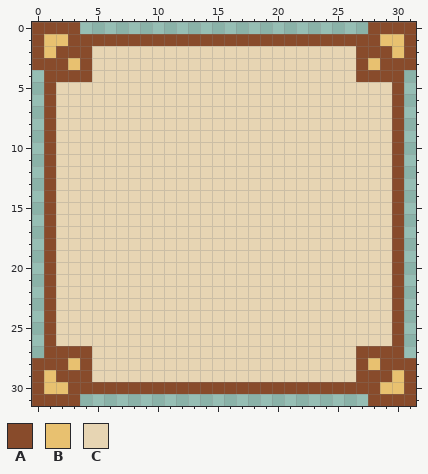
Edited in one commit: pixel-art file (assets/img/panel.aseprite). Above: the version before the commit.
32x32 pixels, 1 frame.
Palette (. is transparent): A #884b2b  B #e8c170  C #e7d5b3
The same view after the edit:
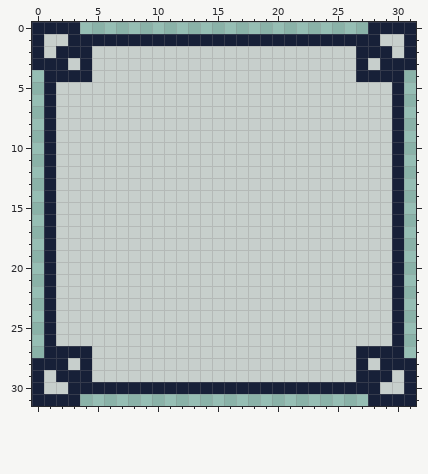
Diff:
colour A: #884b2b -> #172038
colour C: #e7d5b3 -> #c7cfcc
Changed rows in their new state; - is a pixel that keeps its letter.
first column x 1:
 1 CC--------------------------CC
 2 C----------------------------C
 3 --C------------------------C--
first column x 1:
28 --C------------------------C--
29 C----------------------------C
30 CC--------------------------CC
Pixel boxes of the changes (left, top, right, bottom) in both pictures:
changed: (32, 22, 416, 406)
